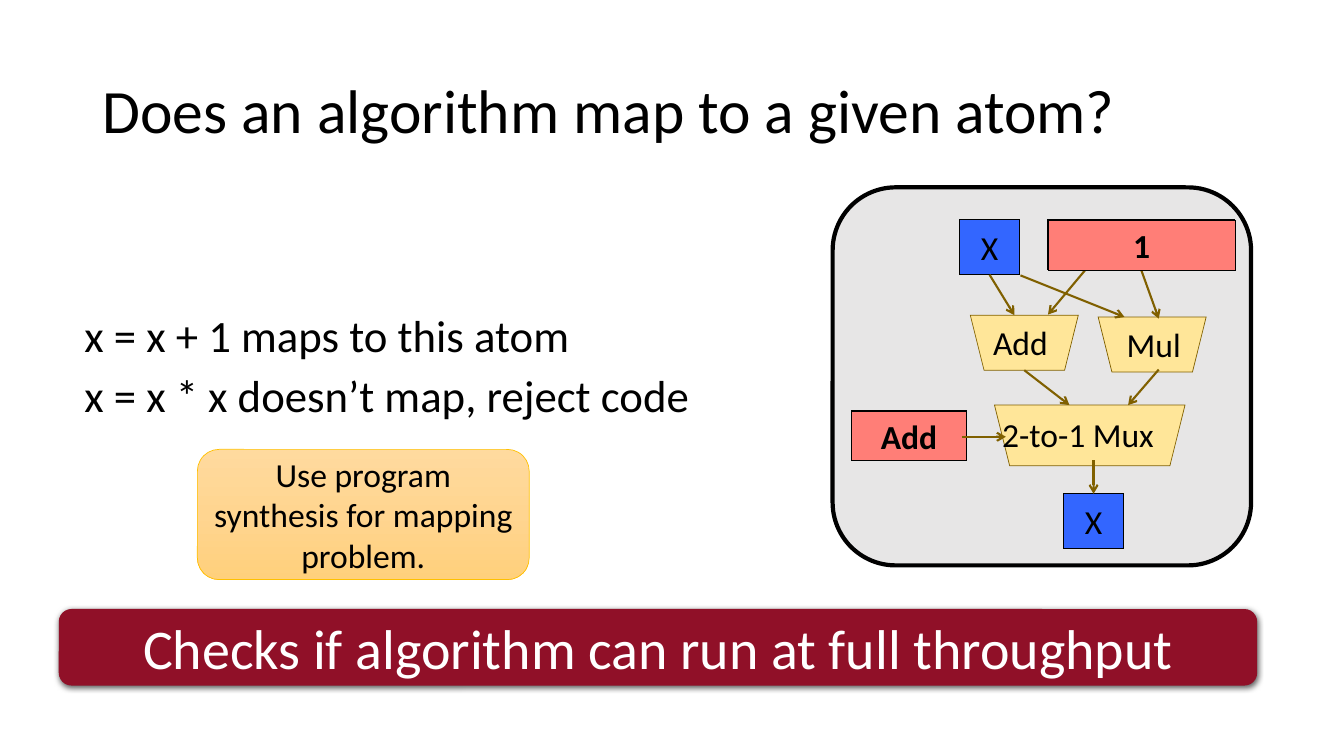
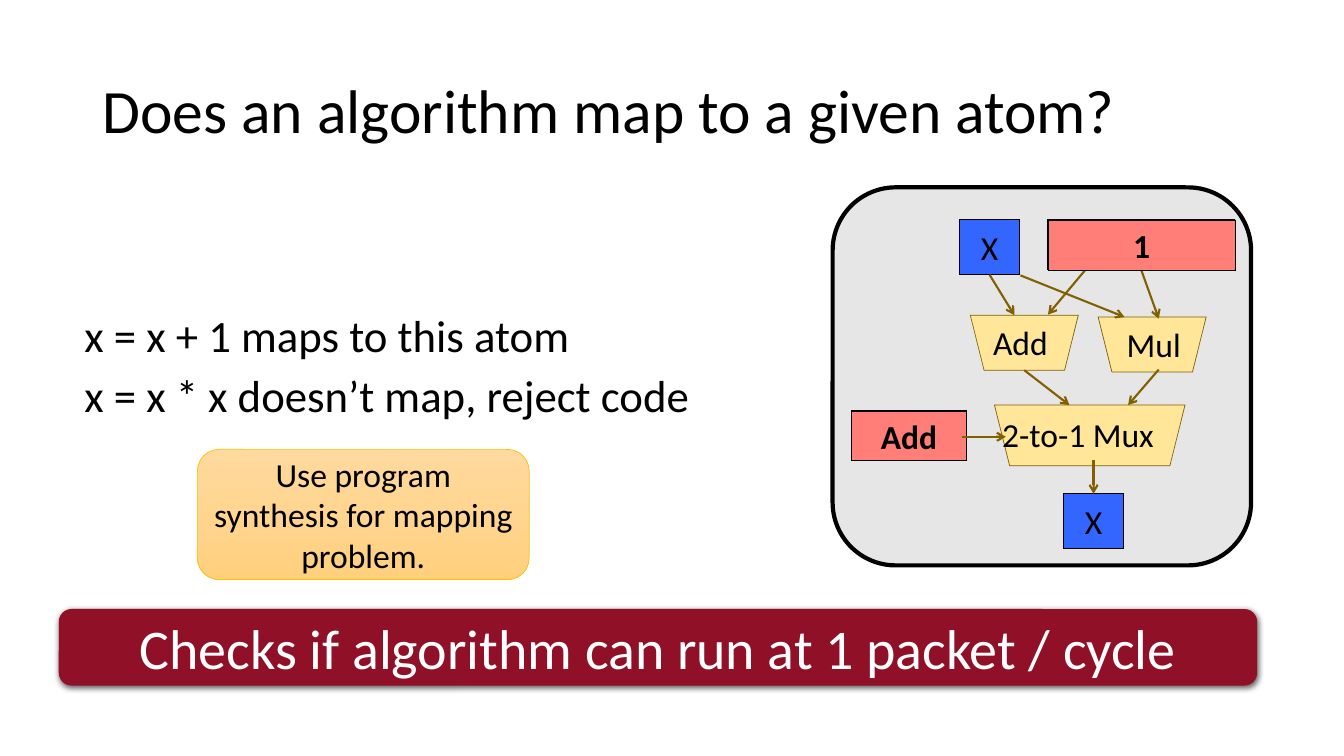
Before and after one commit to anirudhSK/pifo-domino-marple-ppts, a slide deck: slide 23 of combined_domino_pifo.pptx. Drawn at 1344x756 pixels with LibreOffice and Linux fonts; fonts in the diff are those of the drawing. Boxes give left, top, right and bottom in pixels: in the first picture for what was removed or moved away, otherwise in the second. Text is boxed around its words. In the diff, an @@ line names an element or a change of style, - is before the commit and + after.

Commit message:
18:28 for Domino, this is going up, not down

```diff
--- a/combined_domino_pifo.pptx
+++ b/combined_domino_pifo.pptx
@@ text in rounded rectangle at box(140, 630, 1175, 679): text changed @@
-Checks if algorithm can run at full throughput
+Checks if algorithm can run at 1 packet / cycle
```
